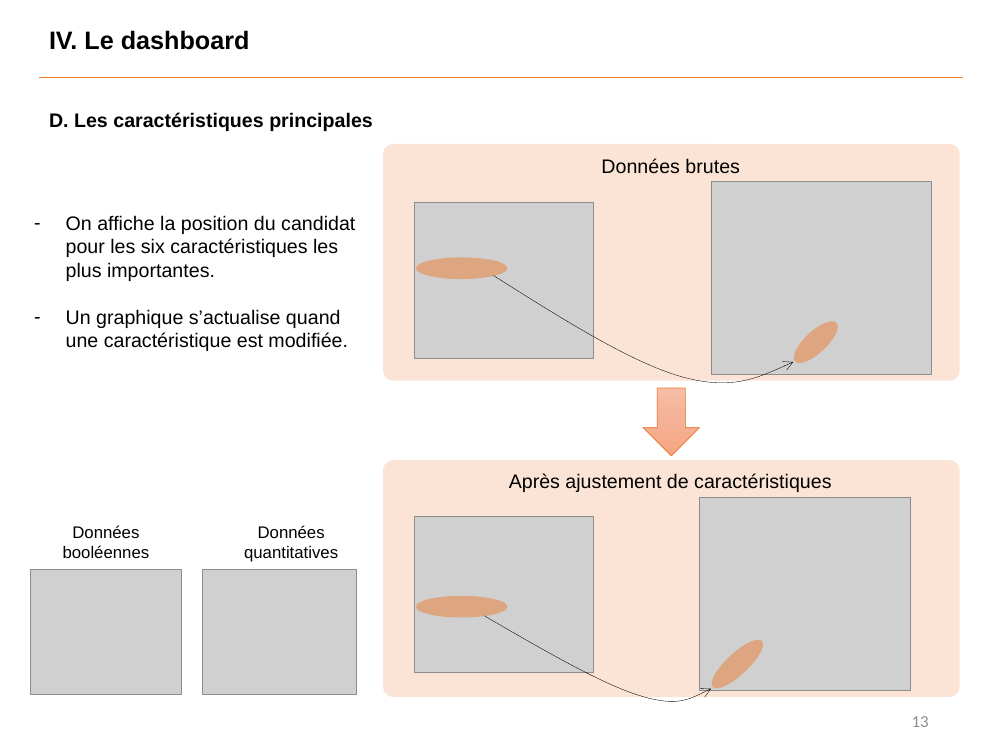
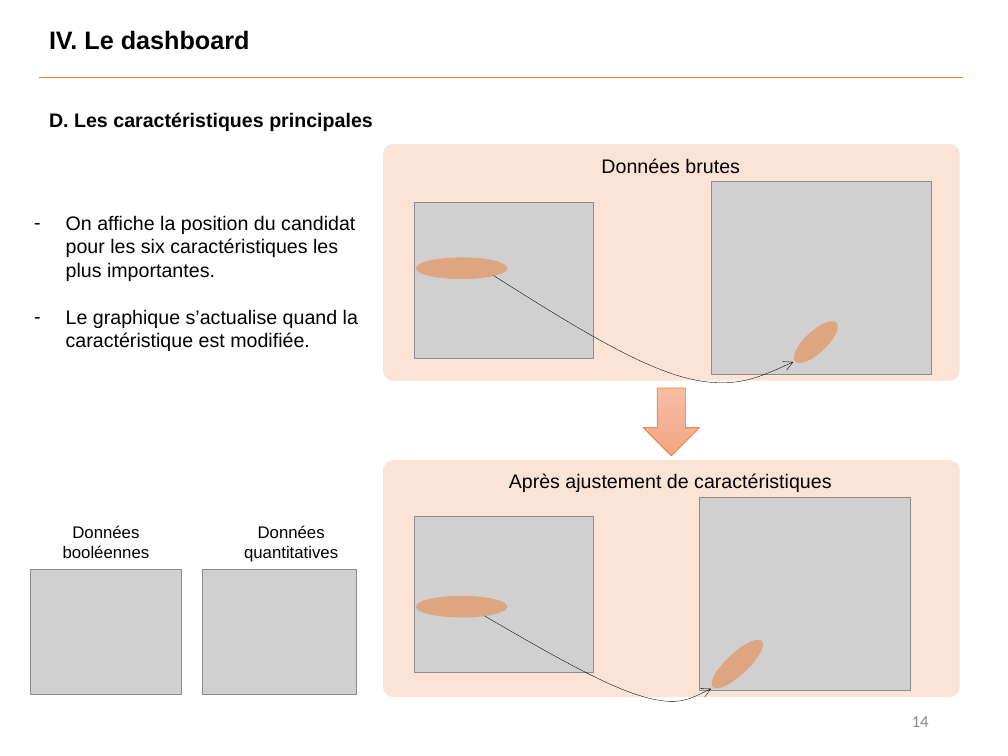
Before and after one commit to Benoit-78/P7_credit_loan_scoring_model, a slide deck: slide 14 of soutenance/P7_soutenance.pptx (slide 13 before the commit). Drawn at 1008x756 pixels with LibreOffice and Linux fonts; fonts in the diff are those of the drawing; grey boxes stand for pictures. Boxes give left, top, right and bottom in pixels: in the first picture for what was removed or moved away, otherwise in the second. Text is boxed around its words. In the diff, an @@ line names an element or a change of style, - is before the commit and + after.

```diff
--- a/soutenance/P7_soutenance.pptx
+++ b/soutenance/P7_soutenance.pptx
@@ text at (66, 309, 358, 351): text changed @@
-– Un graphique s’actualise quand une caractéristique est modifiée.
+– Le graphique s’actualise quand la caractéristique est modifiée.
@@ page number at (912, 716, 929, 727): text changed @@
-13
+14
```
Also in this commit, not shown: 10 other slides changed, 1 slide added, 2 other files.
